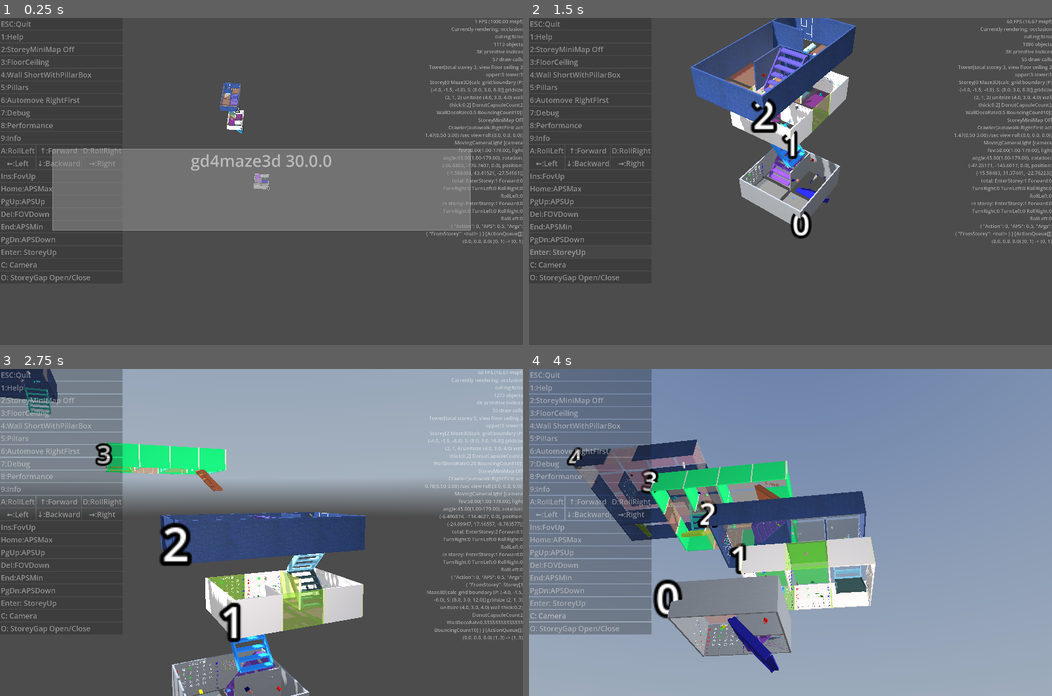
Above: before the commit, frames 1-4 (two rows, left to right).
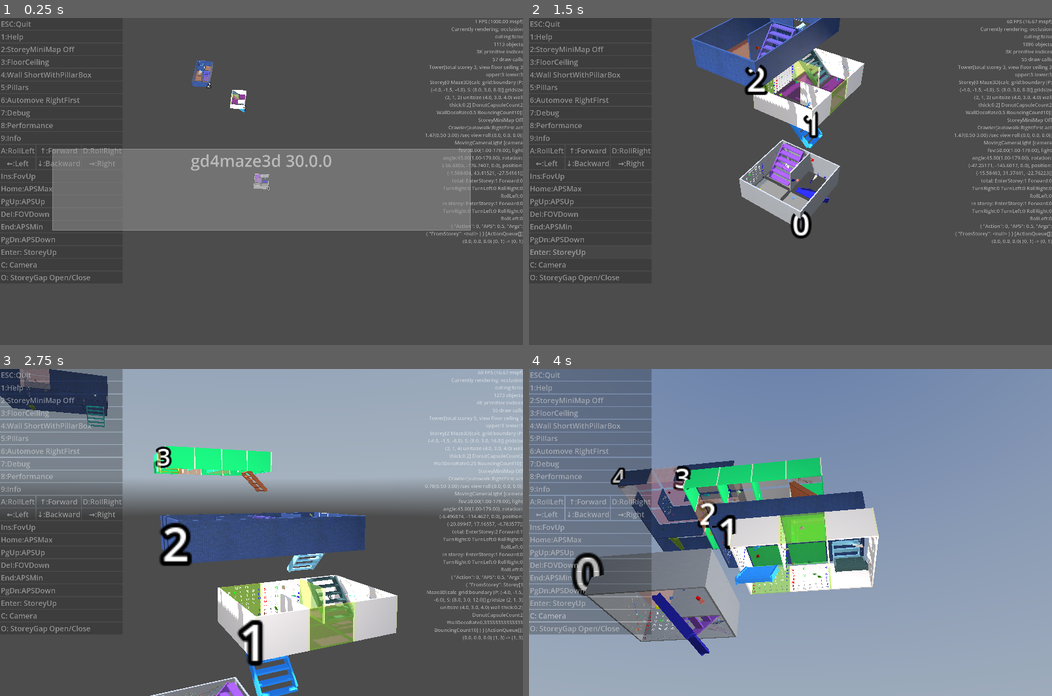
Above: after the commit, the same moments.

Repository: kasworld/gd4maze3d
Game: Godot game, scene res://main.tscn
Same seed, same stepped clock (60 frames per second), same inputs: the game is played once before the commit and once after it. A sky picture missing from this copy of the repository is replaced by a grey-blue gradient.
Inputs (mouse positions are in pixels of both pictures, inside the frame that each line leads up to):
- Up to frame 1 (0.25 s): no input
- Up to frame 2 (1.5 s): click "Enter: StoreyUp" at 0.5 s; click "Enter: StoreyUp" at 1.25 s
- Up to frame 3 (2.75 s): tap Enter at 2 s; move the mouse to (376, 516) at 2.02 s; hold Right from 2.03 s (still down); tap Q at 2.1 s; click (376, 516) at 2.17 s
- Up to frame 4 (4 s): move the mouse to (685, 548) at 2.77 s; release Right at 2.78 s; hold Down 2.78-3.53 s; tap E at 2.85 s; move the mouse to (842, 460) at 3.52 s; hold Right from 3.53 s (still down); tap 1 at 3.6 s

The runs differ from the first frame. In frame 1, 0.8% of the frame differs, in the area x 36-48%, y 13-36%; in frame 2, 9.3%; in frame 3, 14%; in frame 4, 22%, in the area x 7-67%, y 21-93%.

Commit message:
add dir vector for stair

Diff:
--- a/tower/tower.gd
+++ b/tower/tower.gd
@@ -117,8 +117,9 @@
 	if storey_list.size() > 1:
 		var last_st := storey_list[-2]
 		var diff := last_st.get_goal_pos() - st.get_start_pos()
-		st.position.x = last_st.position.x + diff.x
-		st.position.z = last_st.position.z + diff.z
+		var dir_vt := Maze.DirToVt2[last_st.goal_dir]
+		st.position.x = last_st.position.x + diff.x + dir_vt.x * cell_size.x
+		st.position.z = last_st.position.z + diff.z + dir_vt.y * cell_size.z
 
 func del_old_storey() -> void:
 	if cur_storey.storey_num > visible_storey_down:
